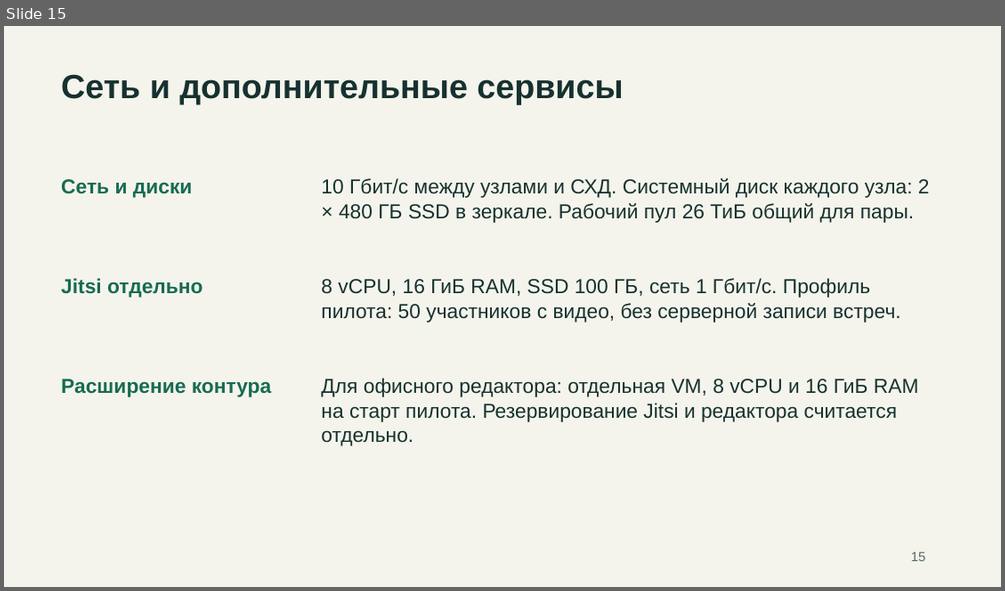
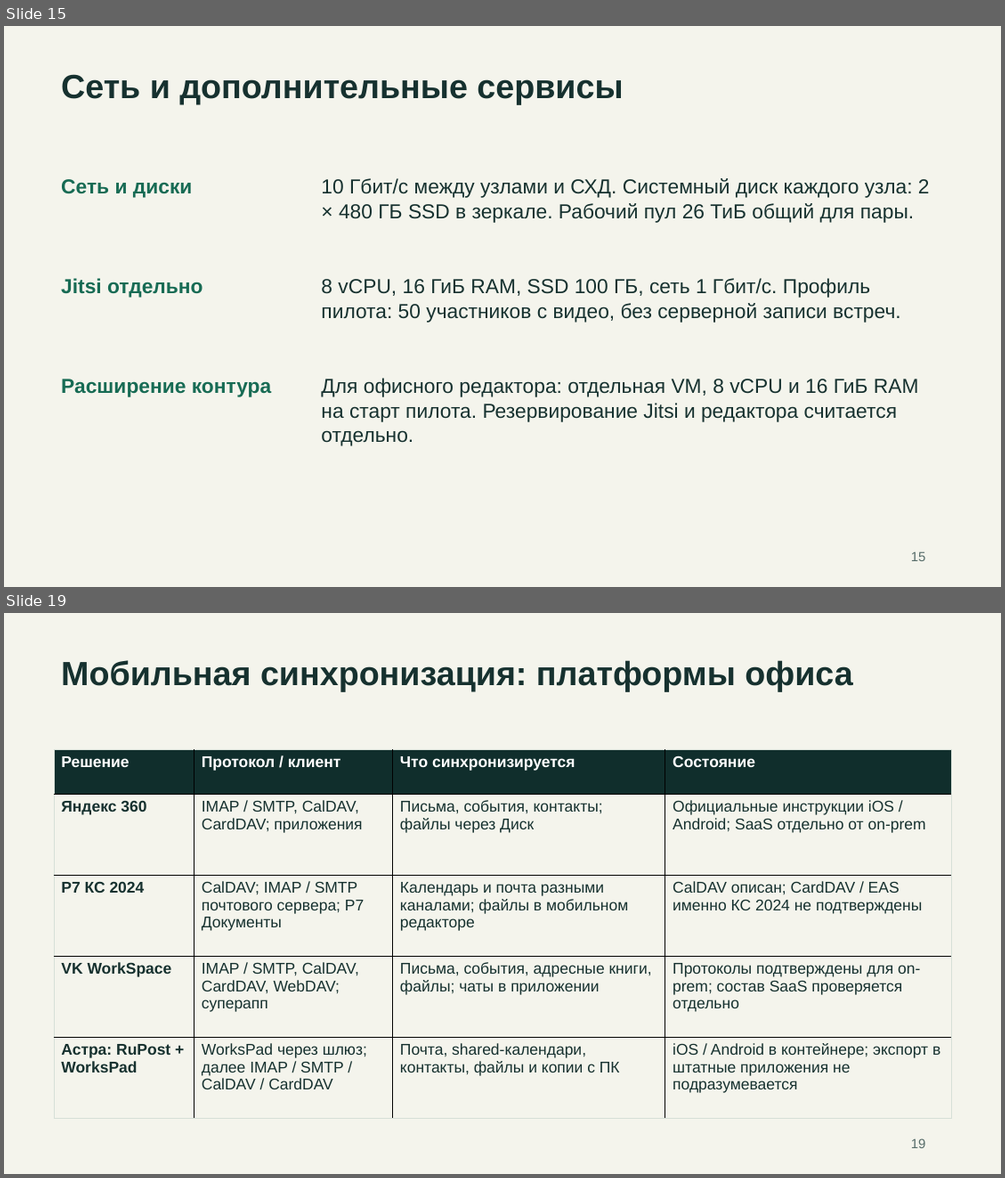
Before and after one commit to rkislov/tayga-mail-server, a slide deck: docs/presentations/tayga-competitors-2026-11-19.pptx. Shown one above the other, each under a label of ours: slide 15 before the commit, slides 15 and 19 after it; the slides between them are not shown. The pictures are 1005x591 and 1005x1178 pixels, drawn with LibreOffice and Linux fonts; fonts in the diff are those of the drawing. Boxes give left, top, right and bottom in pixels: in the first picture for what was removed or moved away, otherwise in the second. Text is boxed around its words. In the diff, an @@ line names an element or a change of style, - is before the commit and + after.

```diff
--- a/docs/presentations/tayga-competitors-2026-11-19.pptx
+++ b/docs/presentations/tayga-competitors-2026-11-19.pptx
@@ slide 19 added at (x1=4, y1=613, x2=1001, y2=1174), background #F4F4EC @@
@@ text added at (x1=61, y1=660, x2=852, y2=692), 32.2 pt, text #16312F, bold @@
+Мобильная синхронизация: платформы офиса
@@ table added at (x1=54, y1=749, x2=952, y2=1119), 5 rows, 4 columns @@
+Решение | Протокол / клиент | Что синхронизируется | Состояние
+Яндекс 360 | IMAP / SMTP, CalDAV, CardDAV; приложения | Письма, события, контакты; файлы через Диск | Официальные инструкции iOS / Android; SaaS отдельно от on-prem
+Р7 КС 2024 | CalDAV; IMAP / SMTP почтового сервера; Р7 Документы | Календарь и почта разными каналами; файлы в мобильном редакторе | CalDAV описан; CardDAV / EAS именно КС 2024 не подтверждены
+VK WorkSpace | IMAP / SMTP, CalDAV, CardDAV, WebDAV; суперапп | Письма, события, адресные книги, файлы; чаты в приложении | Протоколы подтверждены для on-prem; состав SaaS проверяется отдельно
+Астра: RuPost + WorksPad | WorksPad через шлюз; далее IMAP / SMTP / CalDAV / CardDAV | Почта, shared-календари, контакты, файлы и копии с ПК | iOS / Android в контейнере; экспорт в штатные приложения не подразумевается
@@ text added at (x1=911, y1=1138, x2=926, y2=1148), 12.8 pt, text #566C69 @@
+19
```
Also in this commit, not shown: 3 slides changed, 17 other slides added, 2 other files.
